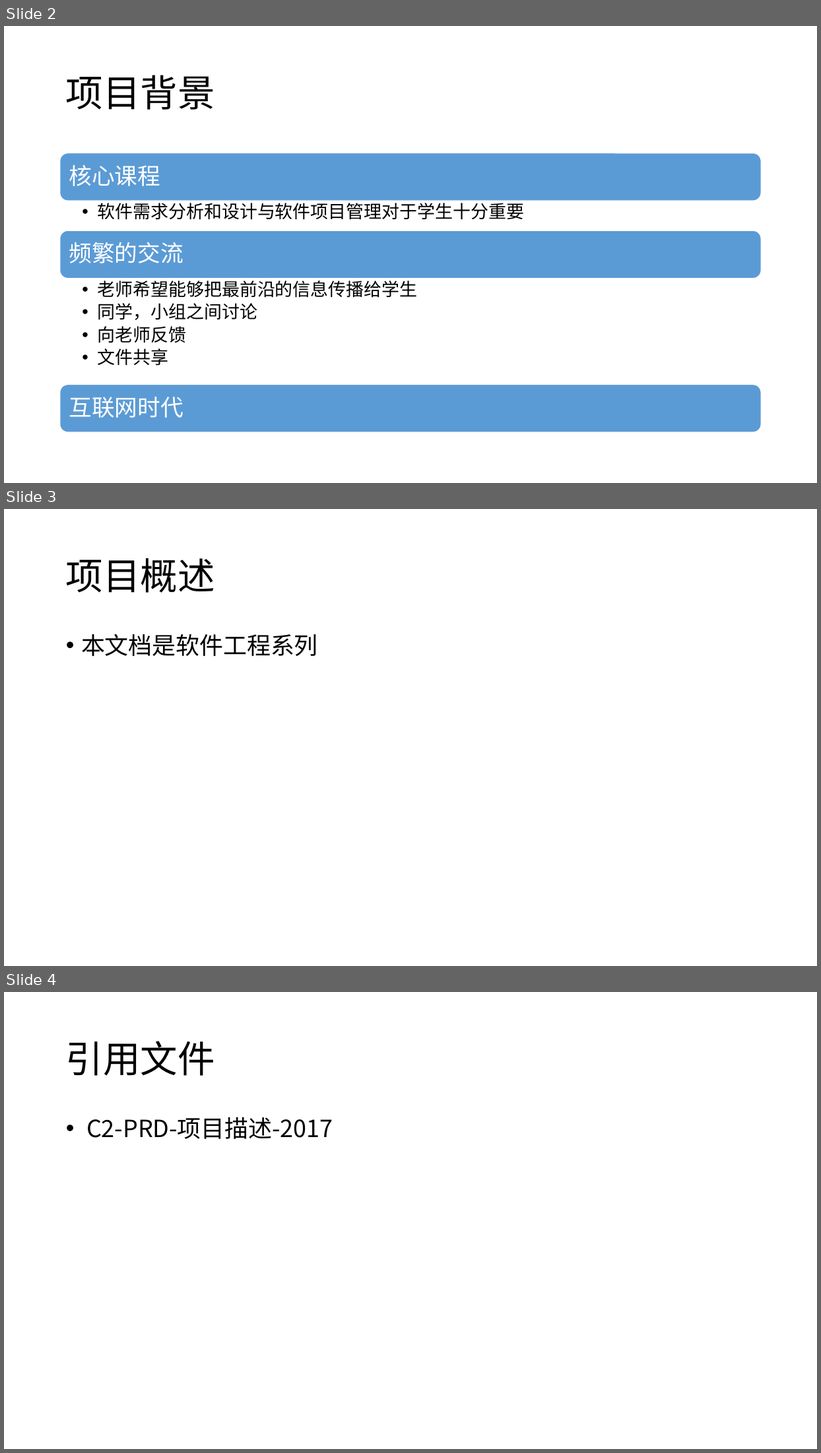
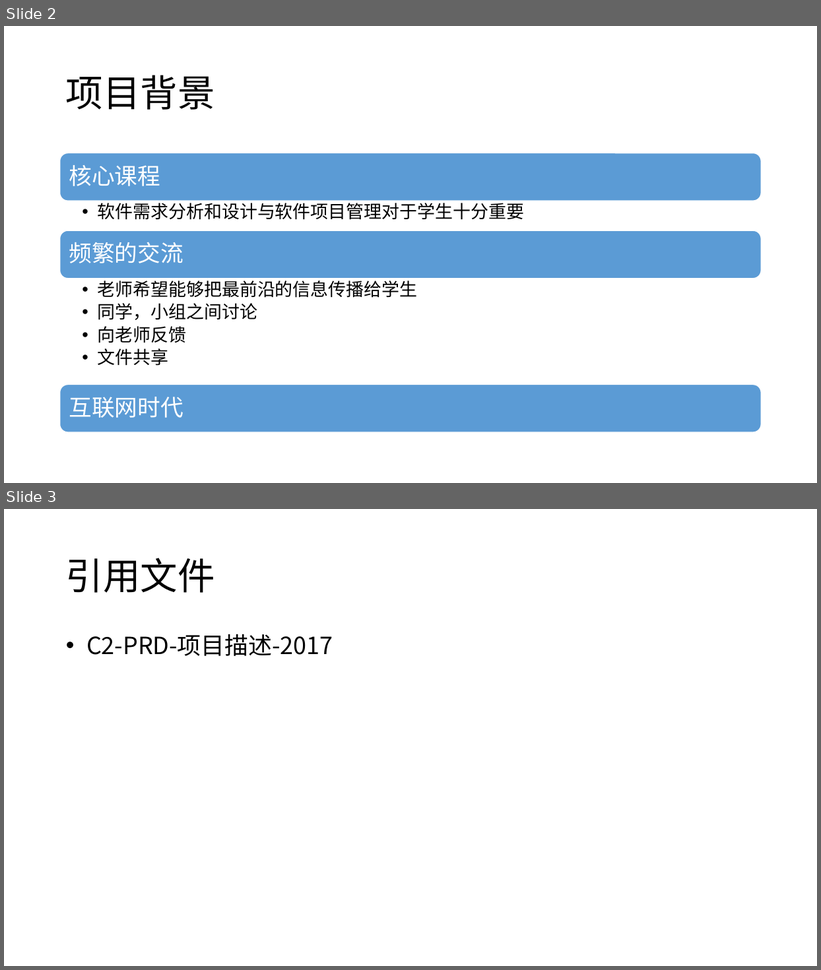
Before and after one commit to twn422/PRD2017, a slide deck: PRD-2017-G24/STW/受控文件/分析设计/项目可行性报告/可行性分析报告.pptx. Shown one above the other, each under a label of ours: slides 2, 3 and 4 before the commit, slides 2 and 3 after it. The pictures are 821x1453 and 821x970 pixels, drawn with LibreOffice and Linux fonts; fonts in the diff are those of the drawing. Boxes give left, top, right and bottom in pixels: in the first picture for what was removed or moved away, otherwise in the second. Text is boxed around its words. In the diff, an @@ line names an element or a change of style, - is before the commit and + after.

```diff
--- a/PRD-2017-G24/STW/受控文件/分析设计/项目可行性报告/可行性分析报告.pptx
+++ b/PRD-2017-G24/STW/受控文件/分析设计/项目可行性报告/可行性分析报告.pptx
@@ slide 3 removed at (x1=4, y1=509, x2=817, y2=966), background #FFFFFF @@
@@ title removed at (x1=66, y1=558, x2=215, y2=593) @@
-项目概述
@@ text removed at (x1=81, y1=634, x2=318, y2=656) @@
-• 本文档是软件工程系列
@@ what was slide 4 is now slide 3 @@
```
Also in this commit, not shown: 3 slides changed, 1 slide added.
